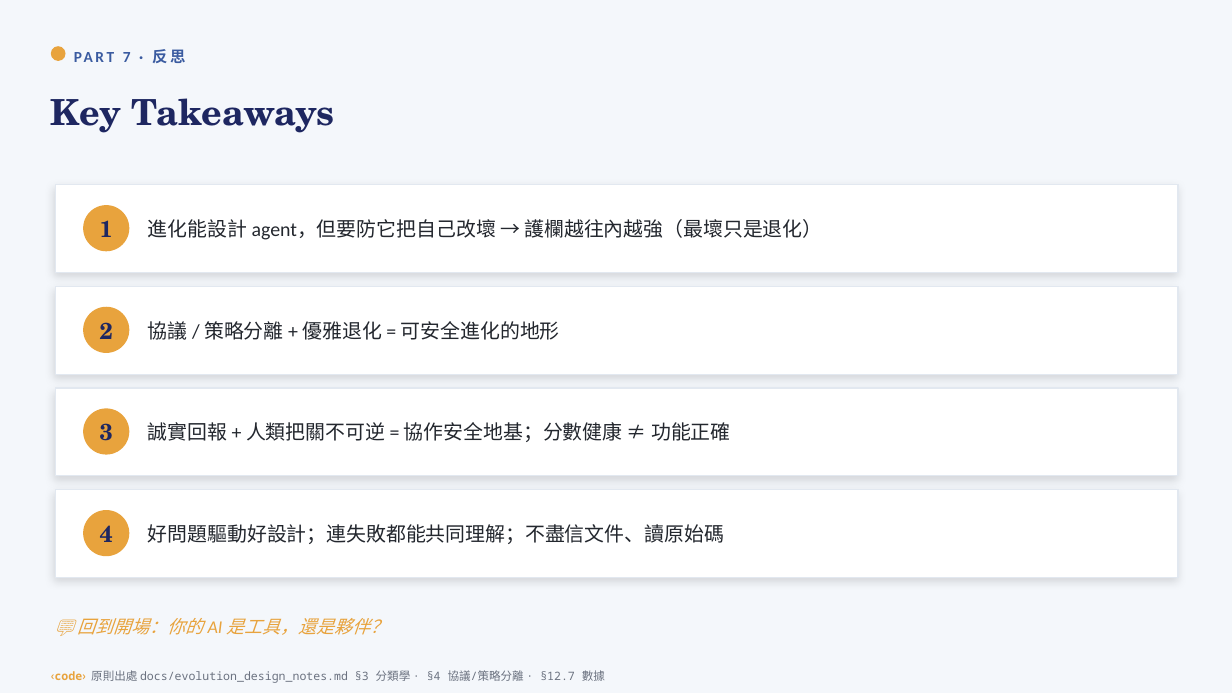
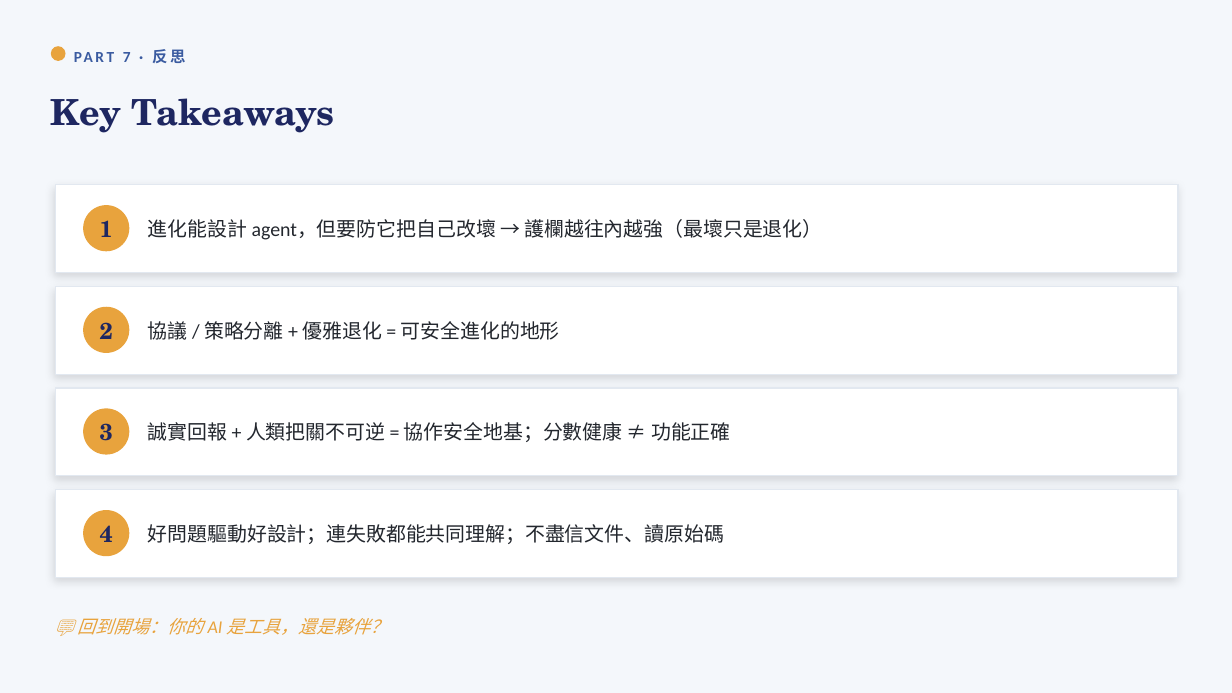
Before and after one commit to yuchieh/AgentSocietyChallenge_OpenEvolve, a slide deck: slide 26 of docs/slides/人AI進化_整合教學投影片.pptx. Drawn at 1232x693 pixels with LibreOffice and Linux fonts; fonts in the diff are those of the drawing. Boxes give left, top, right and bottom in pixels: in the first picture for what was removed or moved away, otherwise in the second. Text is boxed around its words. In the diff, an @@ line names an element or a change of style, - is before the commit and + after.

```diff
--- a/docs/slides/人AI進化_整合教學投影片.pptx
+++ b/docs/slides/人AI進化_整合教學投影片.pptx
@@ text removed at [51, 670, 605, 683] @@
-‹code› 原則出處 docs/evolution_design_notes.md §3 分類學 · §4 協議/策略分離 · §12.7 數據
```
Also in this commit, not shown: 10 other slides changed, 1 other file.
